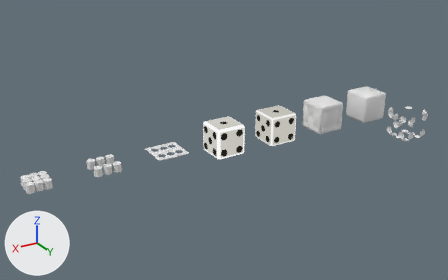
The Blender file Assets/Models/dice.blend: old version first, new version second.
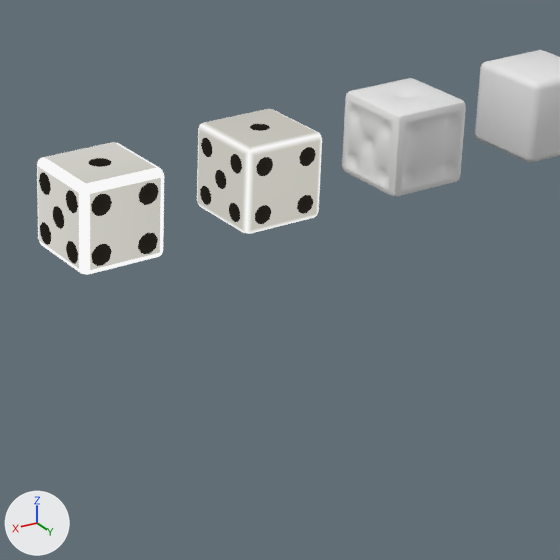
Each version is shown whole from a camera (50 mm lens) standing at (15.34, 15.58, 7.7) and looking at (6.36, 0.62, 0.22), then close up on the part from 43% to 83% of the width and 25% to 90% of the height. Lighting does not change. The marker at lower left points along +X, +Y and +Z.

Names of what the first close-up shows: 'Cube', 'Cube.002', 'dice', 'dice.001'.
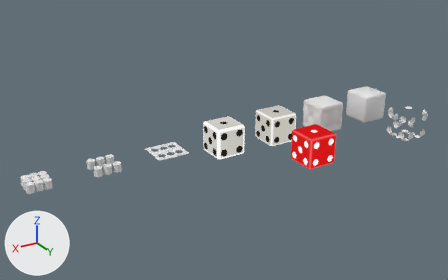
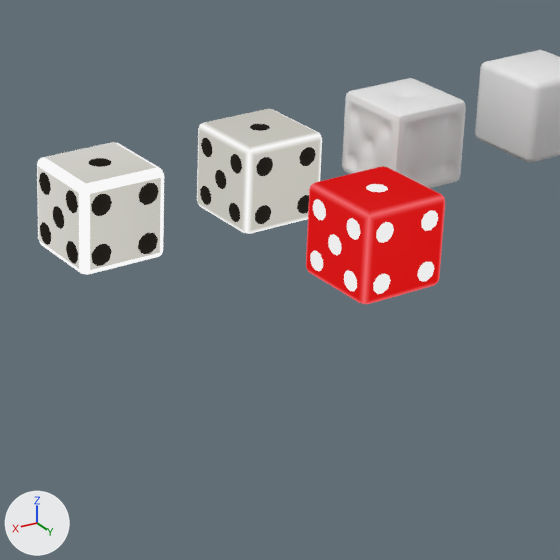
What differs and where, as boxes (x1, y1, x2, y2) in the close-ups (560 x 560 px):
'dice_red', added: after (306, 166, 445, 304)

What changed in the scene script:
```text
Add me_cube_004:
    me_cube_004.from_pydata(...)  # 631 vertices, 895 faces; spans x -0.5..0.5, y -0.5..0.5, z -0.5..0.5
    me_cube_004.polygons.foreach_set('use_smooth', [True] * 895)
    me_cube_004.materials.append(mat_material)
Add ob_dice_red:
    ob_dice_red = bpy.data.objects.new('dice_red', me_cube_004)
    ob_dice_red.location = (4.0, 2.0, 0.0)
```
